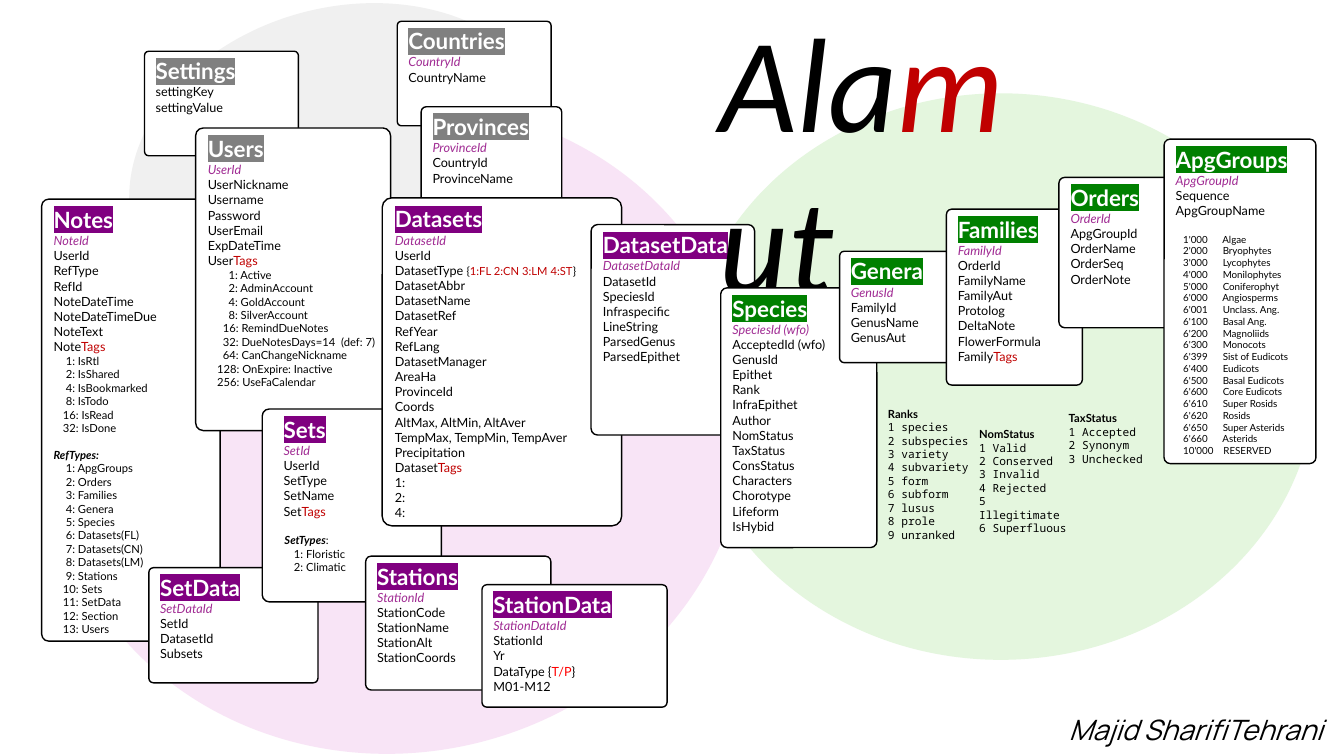
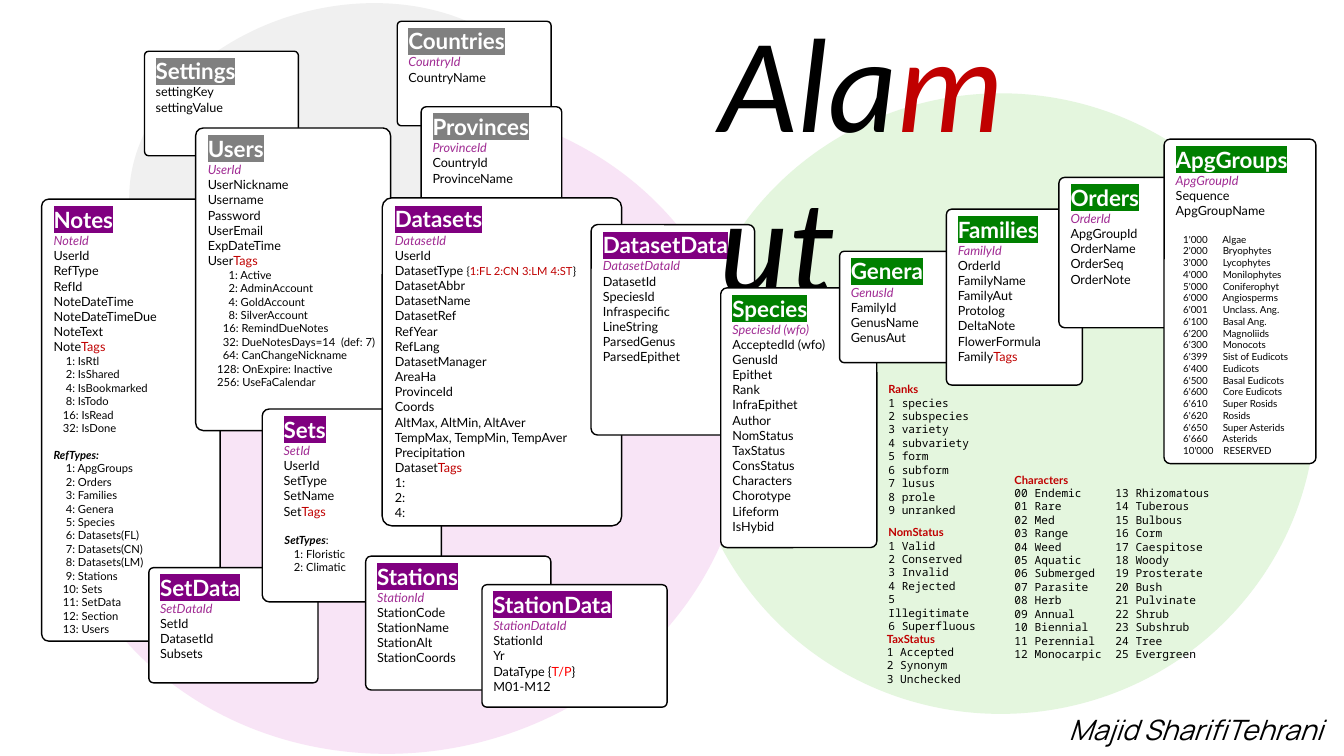
Before and after one commit to msht-ir/Alamutw, a slide deck: slide 1 of AlamutB/.appCatalog/Alamut.pptx. Drawn at 1344x756 pixels with LibreOffice and Linux fonts; fonts in the diff are those of the drawing. Boxes give left, top, right and bottom in pixels: in the first picture for what was removed or moved away, otherwise in the second. Text is boxed around its words. In the diff, an @@ line names an element or a change of style, - is before the commit and + after.

```diff
--- a/AlamutB/.appCatalog/Alamut.pptx
+++ b/AlamutB/.appCatalog/Alamut.pptx
@@ ellipse: place and size @@
-ellipse at <box>686,94,1316,660</box>
+ellipse at <box>686,94,1316,715</box>
@@ text "Ranks": place and size @@
-text "Ranks" at <box>888,409,968,539</box>
+text "Ranks" at <box>888,384,969,514</box>
@@ text at <box>888,384,918,393</box>: text colour #000000 to #C00000 in "Ranks" @@
@@ text added at <box>1014,475,1102,661</box>, 8 pt, text #000000 @@
+Characters
+00 Endemic
+01 Rare
+02 Med
+03 Range
+04 Weed
+05 Aquatic
+06 Submerged
+07 Parasite
+08 Herb
+09 Annual
+10 Biennial
+11 Perennial
+12 Monocarpic
@@ text added at <box>1115,488,1210,661</box>, 8 pt, text #000000 @@
+13 Rhizomatous
+14 Tuberous
+15 Bulbous
+16 Corm
+17 Caespitose
+18 Woody
+19 Prosterate
+20 Bush
+21 Pulvinate
+22 Shrub
+23 Subshrub
+24 Tree
+25 Evergreen
@@ text "NomStatus": place and size @@
-text "NomStatus" at <box>979,430,1067,535</box>
+text "NomStatus" at <box>888,528,976,633</box>
@@ text at <box>888,528,943,536</box>: text colour #000000 to #C00000 in "NomStatus" @@
@@ text "TaxStatus": place and size @@
-text "TaxStatus" at <box>1069,414,1143,463</box>
+text "TaxStatus" at <box>887,635,961,683</box>
@@ text at <box>887,635,935,643</box>: text colour #000000 to #C00000 in "TaxStatus" @@
```
Also in this commit, not shown: 12 other files.
